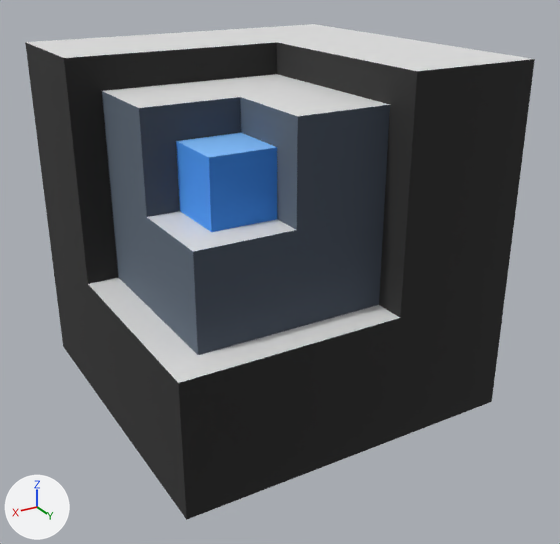
A saved change to the glTF model public/models/eat-cube.glb.
One viewpoint serves both versions: a 50 mm lens placed at (2.13, 3.76, 1.55), pointed at (-0.03, 0.15, -0.25). Lighting does not change. The marker at lower left points along +X, +Y and +Z. The picture after the commit comes second. Where no turn or scale is listed for an object, it has been applied to the vertices.

The first picture shows 'CubeCore', 'CubeMiddle', 'CubeOuter'.
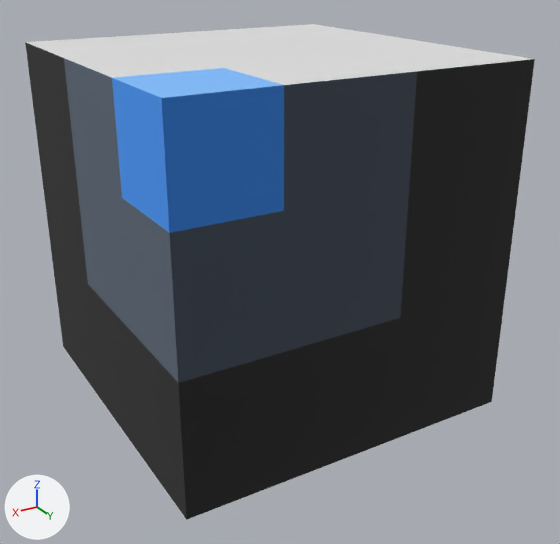
Commit message: 3D logo: flush corner-nested cubes form one perfect solid cube

Boxes (x1, y1, x2, y2) around the edits, measured in the pictures (560 x 544 px):
'CubeMiddle', moved
    before: (102, 74, 390, 355)
    after: (64, 42, 417, 383)
'CubeCore', moved
    before: (176, 133, 277, 232)
    after: (112, 68, 284, 233)

Patch to the scene script:
```diff
--- a/public/models/eat-cube.glb.py
+++ b/public/models/eat-cube.glb.py
@@ ob_cubecore @@
 ob_cubecore = bpy.data.objects.new('CubeCore', me_cube_004)
-ob_cubecore.location = (0.37, 0.37, 0.37)
+ob_cubecore.location = (0.73, 0.73, 0.73)
@@ ob_cubemiddle @@
 ob_cubemiddle = bpy.data.objects.new('CubeMiddle', me_cube_002)
-ob_cubemiddle.location = (0.198, 0.198, 0.198)
+ob_cubemiddle.location = (0.378, 0.378, 0.378)
```
